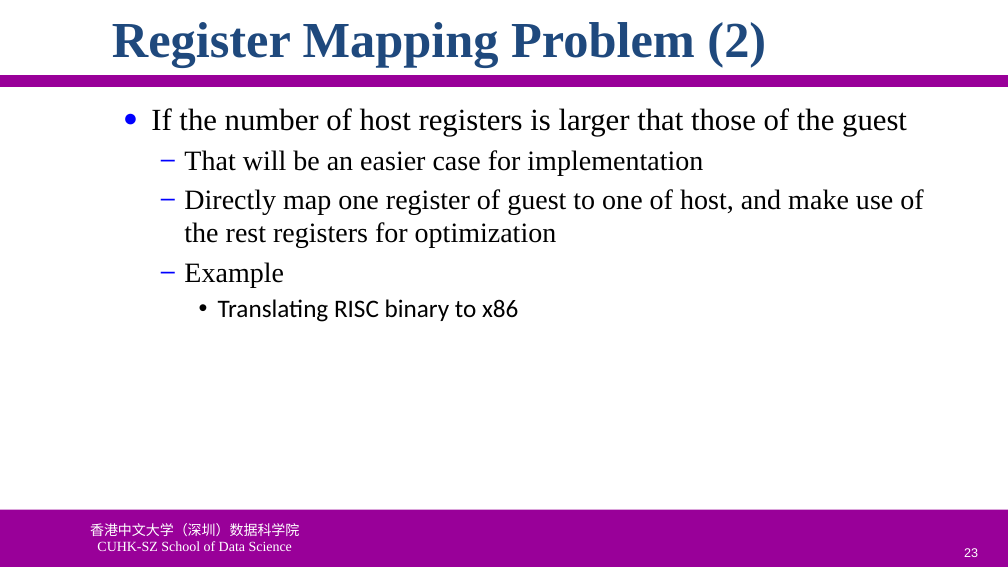
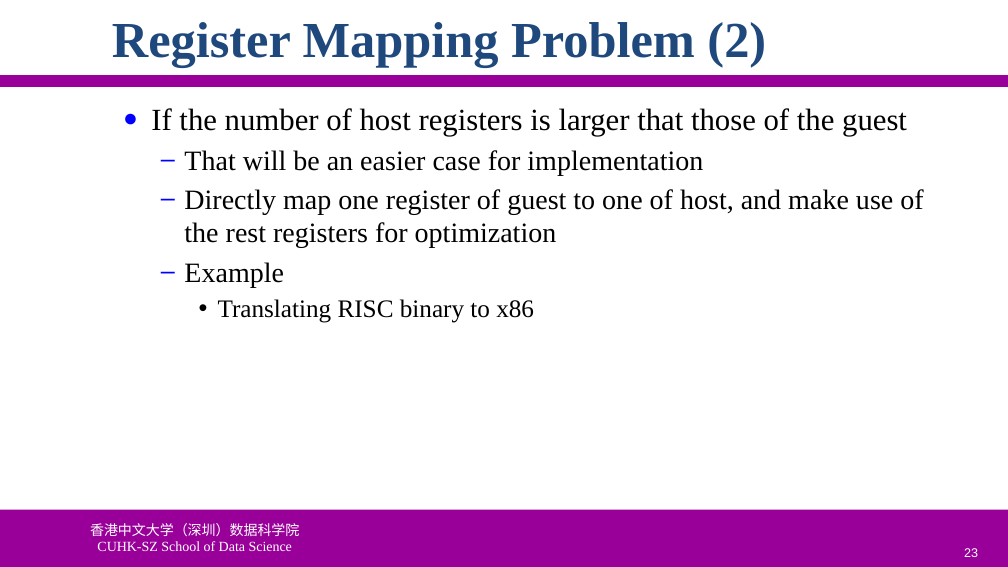
Before and after one commit to ychung1103/ychung1103.github.io, a slide deck: slide 23 of Slides/CSC6103/VT-02 System Virtualization.pptx. Drawn at 1008x567 pixels with LibreOffice and Linux fonts; fonts in the diff are those of the drawing; background and template pictures are left out. Boxes give left, top, right and bottom in pixels: in the first picture for what was removed or moved away, otherwise in the second. Text is boxed around its words. In the diff, an @@ line names an element or a change of style, - is before the commit and + after.

```diff
--- a/Slides/CSC6103/VT-02 System Virtualization.pptx
+++ b/Slides/CSC6103/VT-02 System Virtualization.pptx
@@ text at (218,299,534,323): font Calibri to Times New Roman in "Translating RISC binary to x86" @@
```
Also in this commit, not shown: 1 other file.
